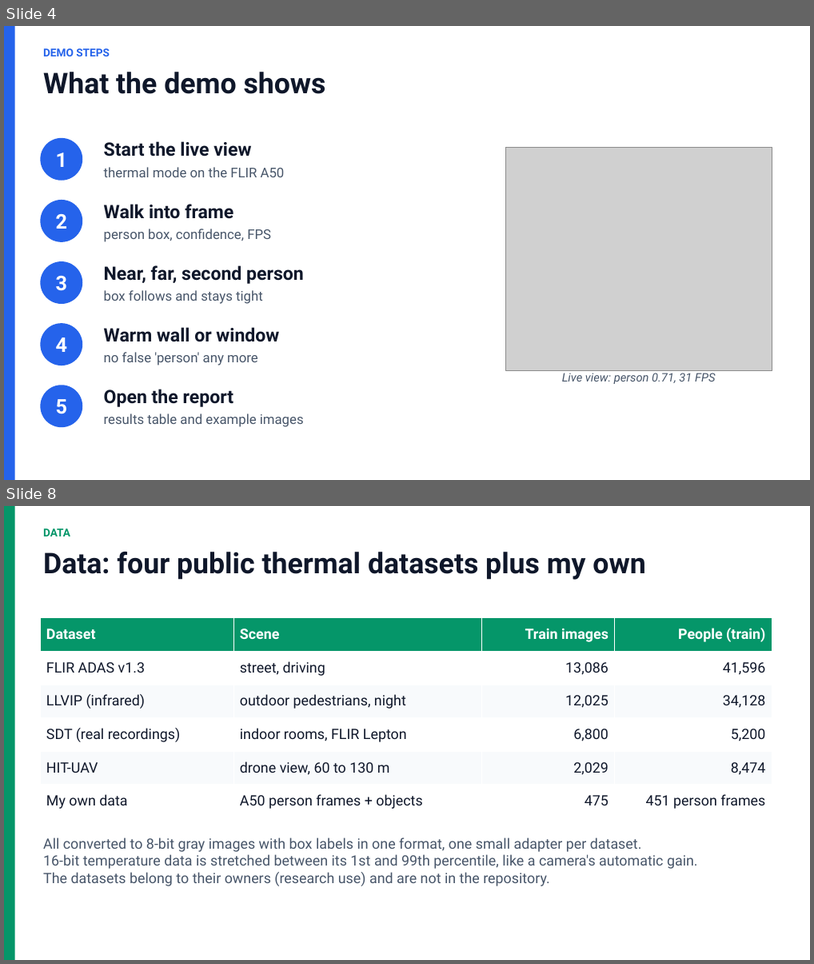
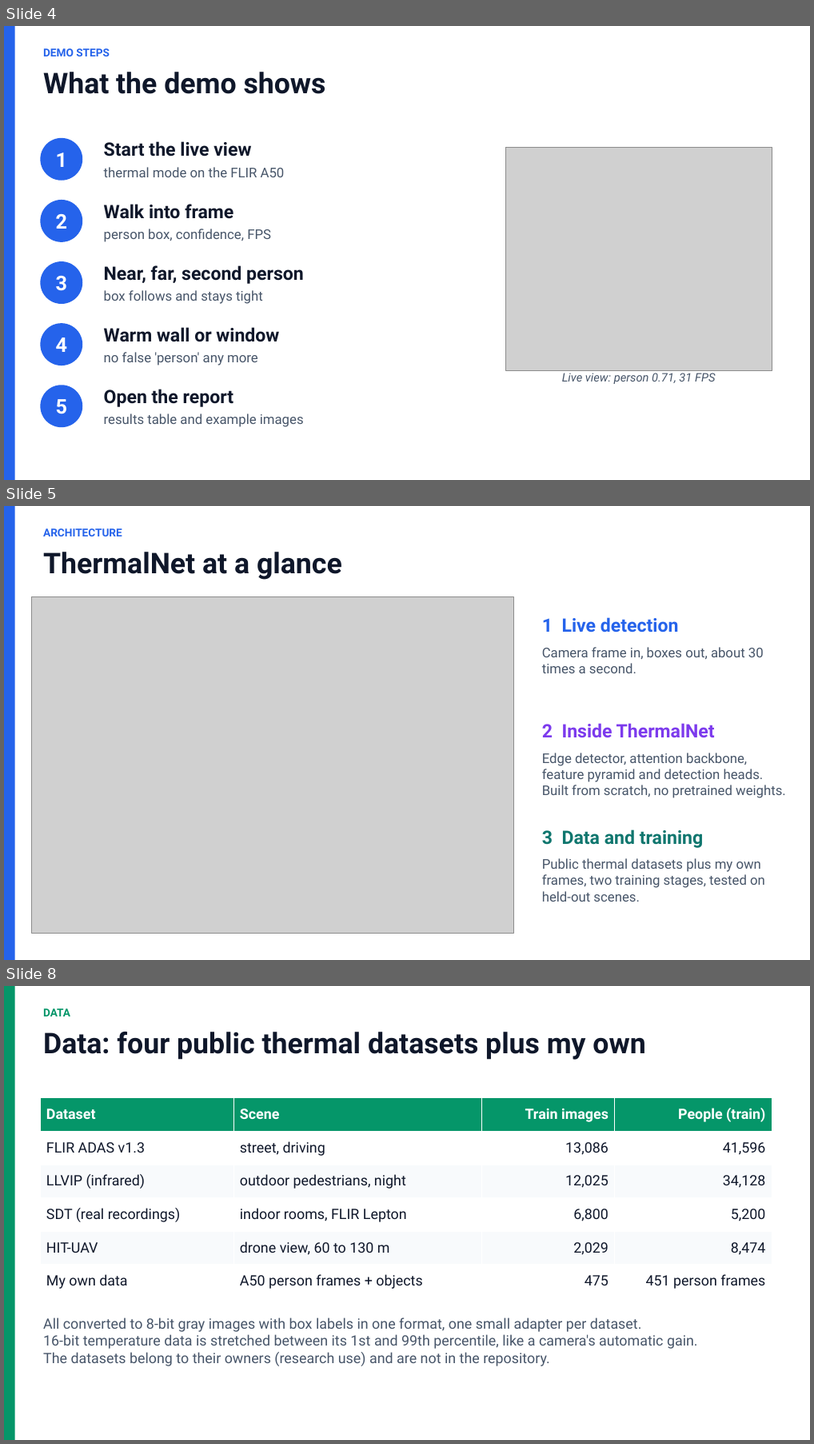
Before and after one commit to jyothsnaanne/ThermalNet-showcase, a slide deck: docs/ThermalNet_Portfolio.pptx. Shown one above the other, each under a label of ours: slides 4 and 8 before the commit, slides 4, 5 and 8 after it; the slides between them are not shown. The pictures are 814x964 and 814x1444 pixels, drawn with LibreOffice and Linux fonts; fonts in the diff are those of the drawing; grey boxes stand for pictures. Boxes give left, top, right and bottom in pixels: in the first picture for what was removed or moved away, otherwise in the second. Text is boxed around its words. In the diff, an @@ line names an element or a change of style, - is before the commit and + after.

```diff
--- a/docs/ThermalNet_Portfolio.pptx
+++ b/docs/ThermalNet_Portfolio.pptx
@@ slide 5 added at (4, 506, 810, 960), background #FFFFFF @@
@@ rectangle added at (4, 506, 15, 960), fill #2563EB @@
@@ text added at (43, 528, 122, 536), 13 pt, text #2563EB, bold @@
+ARCHITECTURE
@@ text added at (43, 552, 342, 580), 34 pt, text #0F172A, bold @@
+ThermalNet at a glance
@@ picture added at (31, 596, 514, 932) @@
@@ text added at (542, 617, 679, 632), 22 pt, text #2563EB, bold @@
+1 Live detection
@@ text added at (542, 647, 764, 673), 16 pt, text #475569 @@
+Camera frame in, boxes out, about 30 times a second.
@@ text added at (542, 723, 715, 737), 22 pt, text #7C3AED, bold @@
+2 Inside ThermalNet
@@ text added at (542, 752, 786, 798), 16 pt, text #475569 @@
+Edge detector, attention backbone, feature pyramid and detection heads. Built from scratch, no pretrained weights.
@@ text added at (542, 829, 703, 848), 22 pt, text #0F766E, bold @@
+3 Data and training
@@ text added at (542, 858, 766, 901), 16 pt, text #475569 @@
+Public thermal datasets plus my own frames, two training stages, tested on held-out scenes.
```
Also in this commit, not shown: 1 slide removed, 6 other files.
